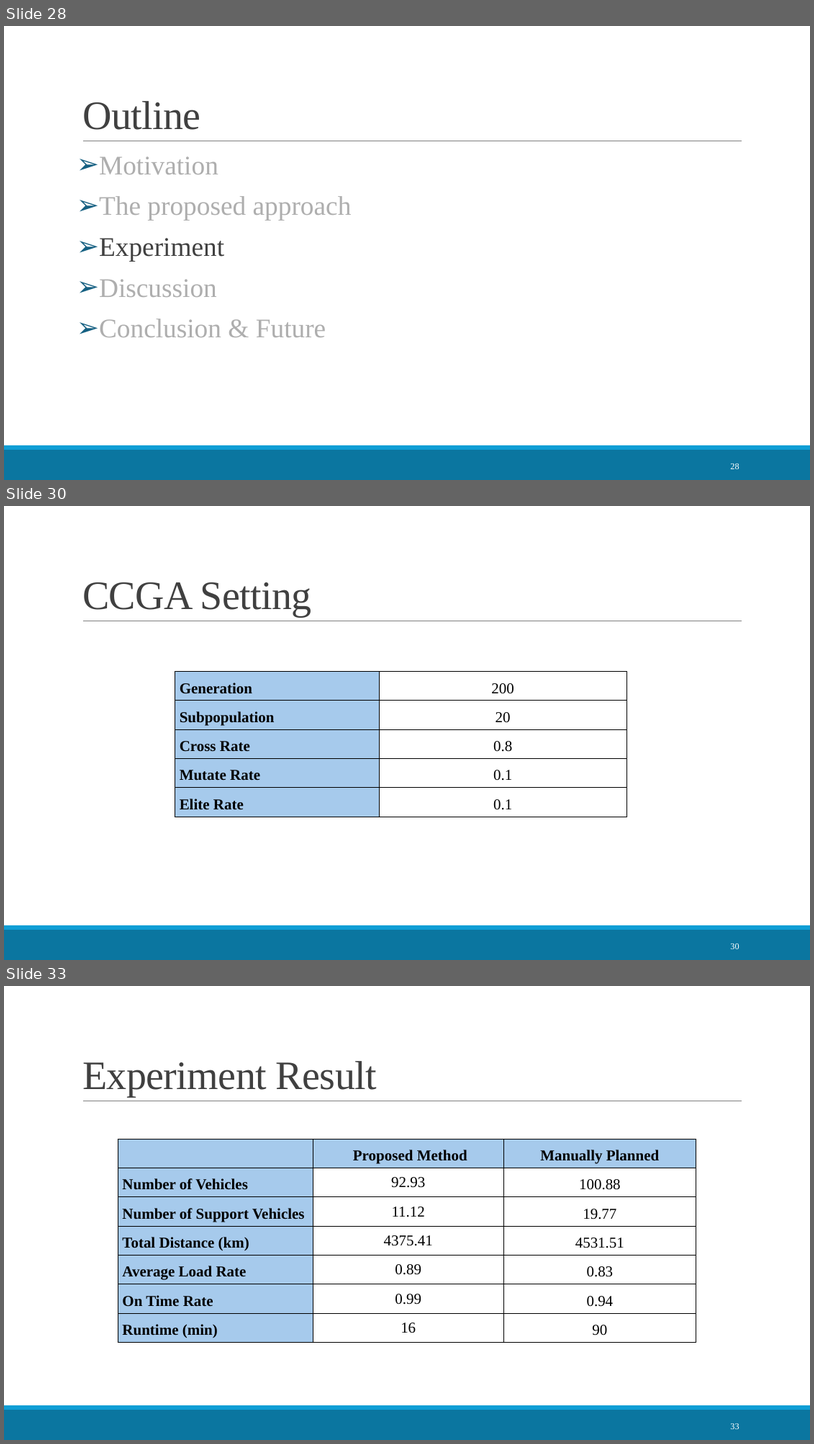
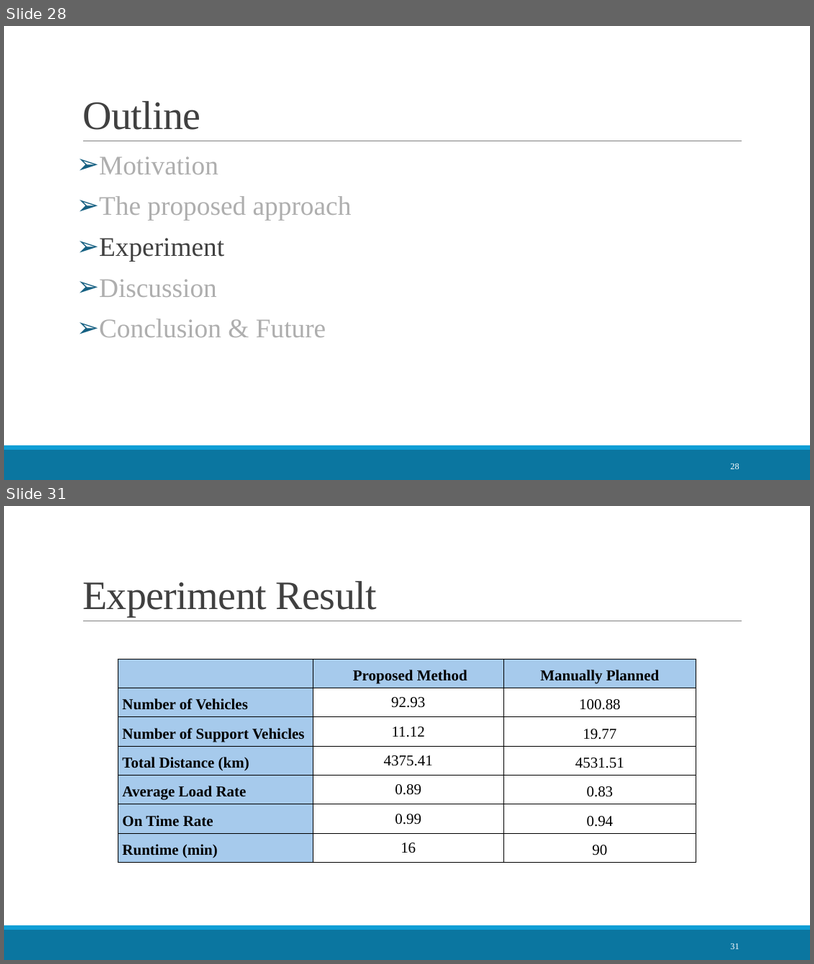
Before and after one commit to LloydGain/114_NTUT_Thesis, a slide deck: docs/thesis/114_楊宏傑_口試簡報.pptx. Shown one above the other, each under a label of ours: slides 28, 30 and 33 before the commit, slides 28 and 31 after it; the slides between them are not shown. The pictures are 814x1444 and 814x964 pixels, drawn with LibreOffice and Linux fonts; fonts in the diff are those of the drawing. Boxes give left, top, right and bottom in pixels: in the first picture for what was removed or moved away, otherwise in the second. Text is boxed around its words. In the diff, an @@ line names an element or a change of style, - is before the commit and + after.

```diff
--- a/docs/thesis/114_楊宏傑_口試簡報.pptx
+++ b/docs/thesis/114_楊宏傑_口試簡報.pptx
@@ slide 30 removed at [4, 506, 810, 960], background #FFFFFF; not listed: 3 template elements that a slide beside it also shows @@
@@ title removed at [82, 582, 312, 617] @@
-CCGA Setting
@@ table removed at [175, 671, 627, 816], 5 rows, 2 columns @@
-Generation | 200
-Subpopulation | 20
-Cross Rate | 0.8
-Mutate Rate | 0.1
-Elite Rate | 0.1
@@ page number removed at [730, 943, 739, 949] @@
-30
@@ what was slide 33 is now slide 31 @@
@@ page number at [730, 943, 739, 949]: text changed @@
-33
+31
```
Also in this commit, not shown: 10 slides changed, 1 slide added, 2 other slides removed.
